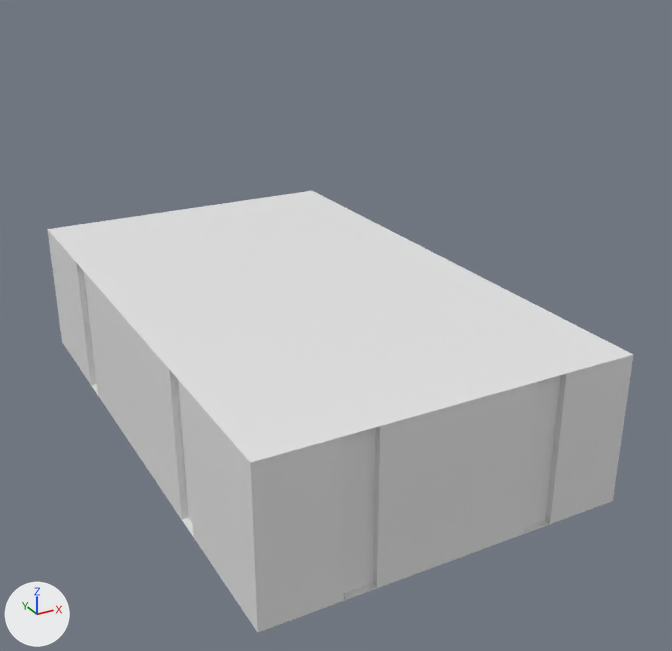
What one commit did to the FBX model Resident_Evil/Assets/Sources-MAIN/Clock-Room.fbx.
Both versions are drawn from a 50 mm camera at (-4.58, -9.55, 8.26) aimed at (4.33, 6.65, 0.16). The axes (+X, +Y, +Z) are drawn at lower left. The lights are the same throughout. The older version comes first. Where no turn or scale is listed for an object, it has been applied to the vertices. Vertices at exactly the same position are counted once.

Names of what the first picture shows: 'Floor.001', 'Roof.001', 'Walls.013', 'Woods.014'.
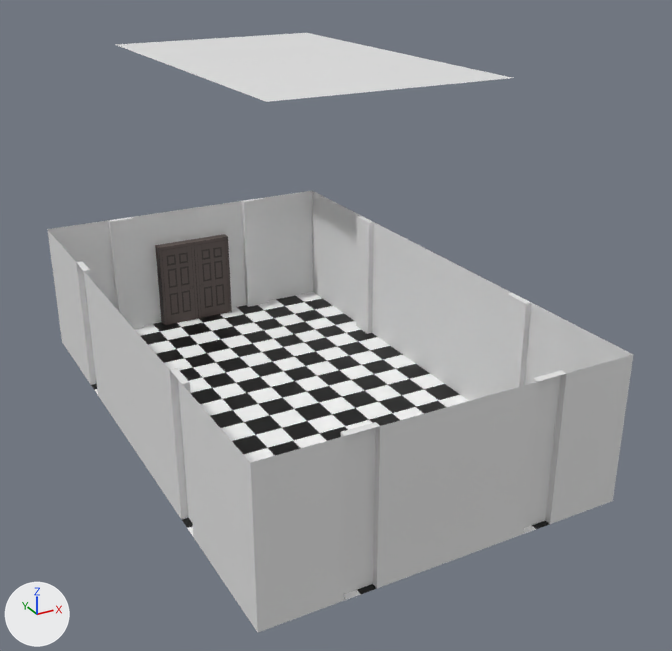
Where the newer file only moved an object's origin or applied its transform, the numbers keep the older frame.

Location of each change, (x1, y1, x2, y2) in pixels of the pictures (672 x 651 px):
```json
{"object": "Roof.001", "change": "moved", "before": [48, 191, 633, 463], "after": [116, 33, 511, 102]}
{"object": "Floor.001", "change": "recoloured, surface changed", "before": [91, 384, 550, 601], "after": [91, 384, 550, 601]}
{"part": 1, "of": "me_plane_018", "change": "surface changed", "before": [91, 384, 550, 601], "after": [91, 292, 550, 601]}
{"object": "Door1", "change": "unchanged, uncovered by the edit", "after": [155, 234, 232, 325]}
```

The change, as JSON lines over the scene's bpy script:
```json
{"op": "add", "block": "img_chess_png", "code": ["img_chess_png = load_image('Chess.png', 'Textures/Chess.png', 256, 256, 'sRGB')"]}
{"op": "add", "block": "mat_material", "code": ["mat_material = principled_material('Material')", "mat_material.texture = img_chess_png"]}
{"block": "me_plane_110", "where": "# used by ob_roof_001; location = (4.0, 8.0, 2.5)"}
{"op": "remove", "block": "me_plane_110", "code": "me_plane_110.from_pydata(...)  # 24 vertices, 15 faces; spans x -5.0..1.0, y -9.0..1.0, z 0.0"}
{"op": "add", "block": "me_plane_110", "code": "me_plane_110.from_pydata(...)  # 24 vertices, 15 faces; spans x -1.0..5.0, y -1.0..9.0, z 2.5"}
{"block": "me_plane_110", "change": "me_plane_110 part 2: the whole mesh is moved by (4.0, 8.0, 2.5)"}
{"block": "me_plane_018", "where": "me_plane_018.from_pydata(...)  # 24 vertices, 15 faces; spans x -5.0..1.0, y -9.0..1.0, z 0.0"}
{"block": "me_plane_018", "where": "# used by ob_floor_001; location = (4.0, 8.0, 0.0)"}
{"block": "me_plane_018", "change": "me_plane_018 part 1: texture (UV) coordinates of 15 of 15 faces, centred in x -4.0..0.0, y -8.0..0.0, z 0.0, changed; they spanned u 0.0..1.0, v 0.0..1.0 and now span u -0.01..0.8, v 0.2..1.0"}
{"op": "add", "block": "me_plane_018", "code": "me_plane_018.materials.append(mat_material)  # picture img_chess_png"}
```
